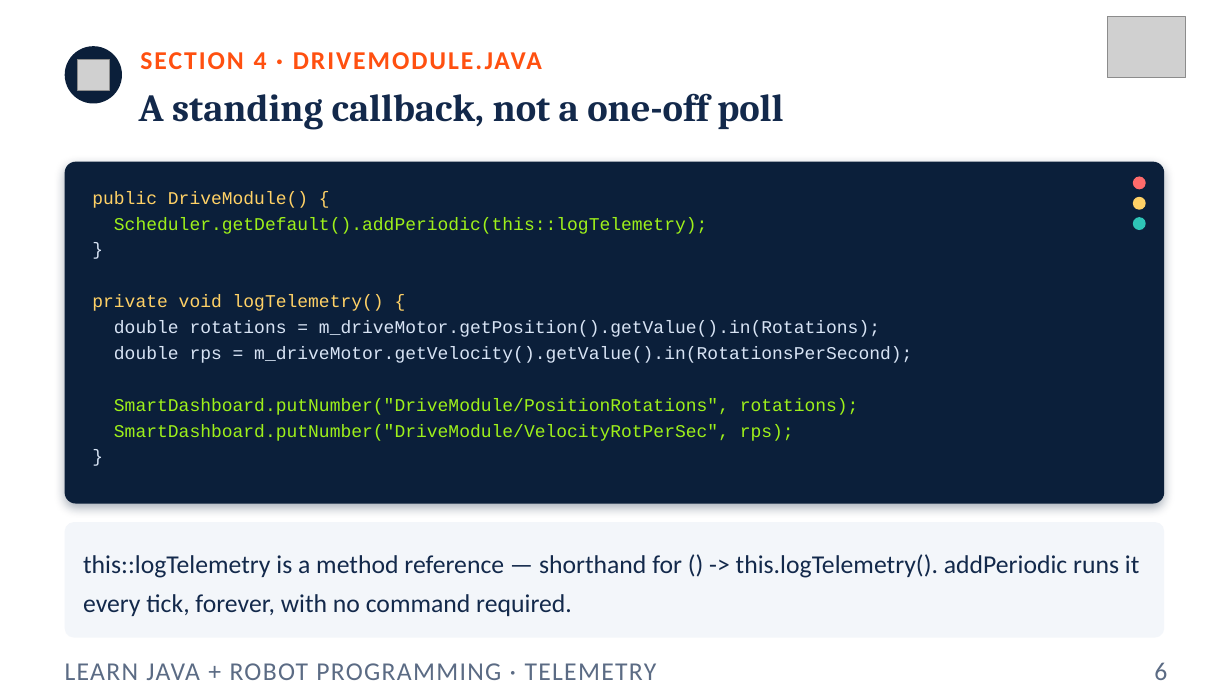
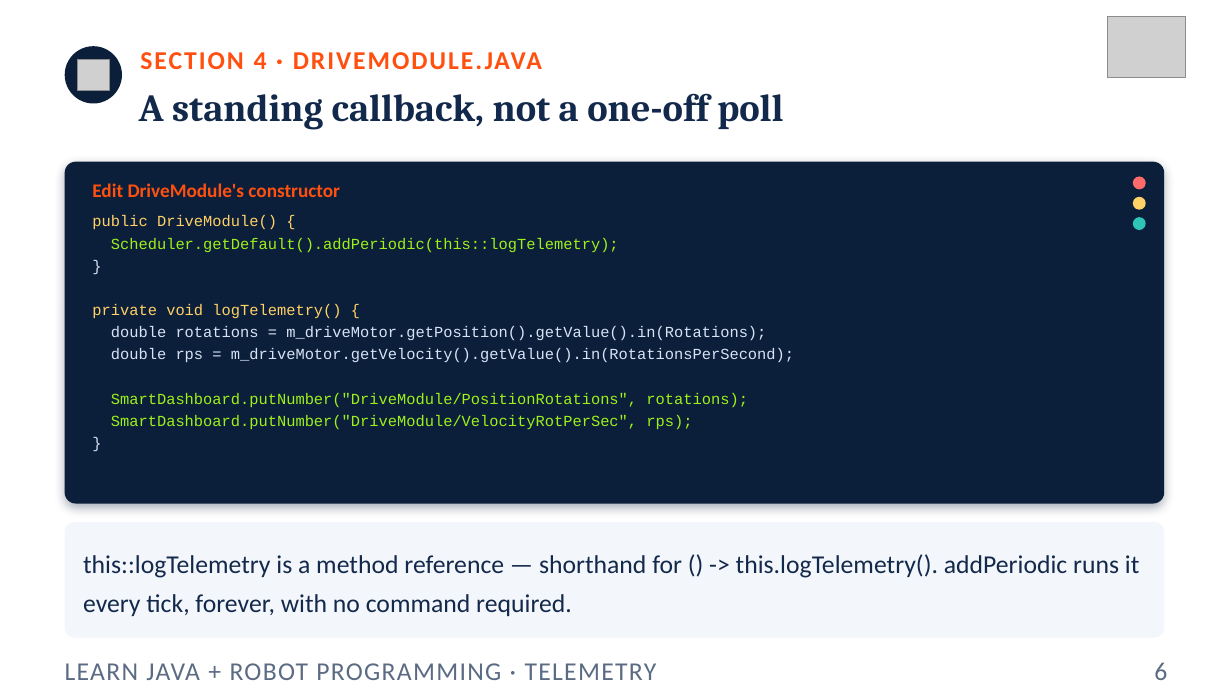
Before and after one commit to FRC5010/BasicRobotLessons, a slide deck: slide 6 of docs/presentations/v3/03-telemetry.pptx. Drawn at 1232x693 pixels with LibreOffice and Linux fonts; fonts in the diff are those of the drawing; grey boxes stand for pictures. Boxes give left, top, right and bottom in pixels: in the first picture for what was removed or moved away, otherwise in the second. Text is boxed around its words. In the diff, an @@ line names an element or a change of style, - is before the commit and + after.

```diff
--- a/docs/presentations/v3/03-telemetry.pptx
+++ b/docs/presentations/v3/03-telemetry.pptx
@@ text "public DriveModule() {": place and size @@
-text "public DriveModule() {" at <box>92,191,912,441</box>
+text "public DriveModule() {" at <box>92,215,794,429</box>
@@ text "public DriveModule() {" at <box>92,215,794,429</box>: size 14 to 12 pt @@
@@ text added at <box>92,183,340,197</box>, 15 pt, text #FF5010, bold @@
+Edit DriveModule's constructor
```
Also in this commit, not shown: 4 other slides changed, 17 other files.
